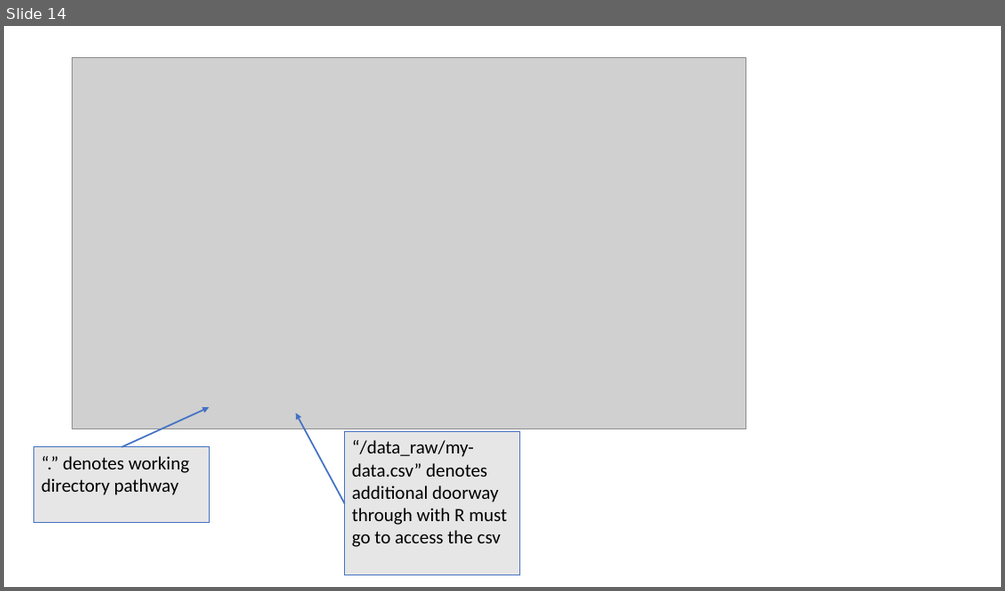
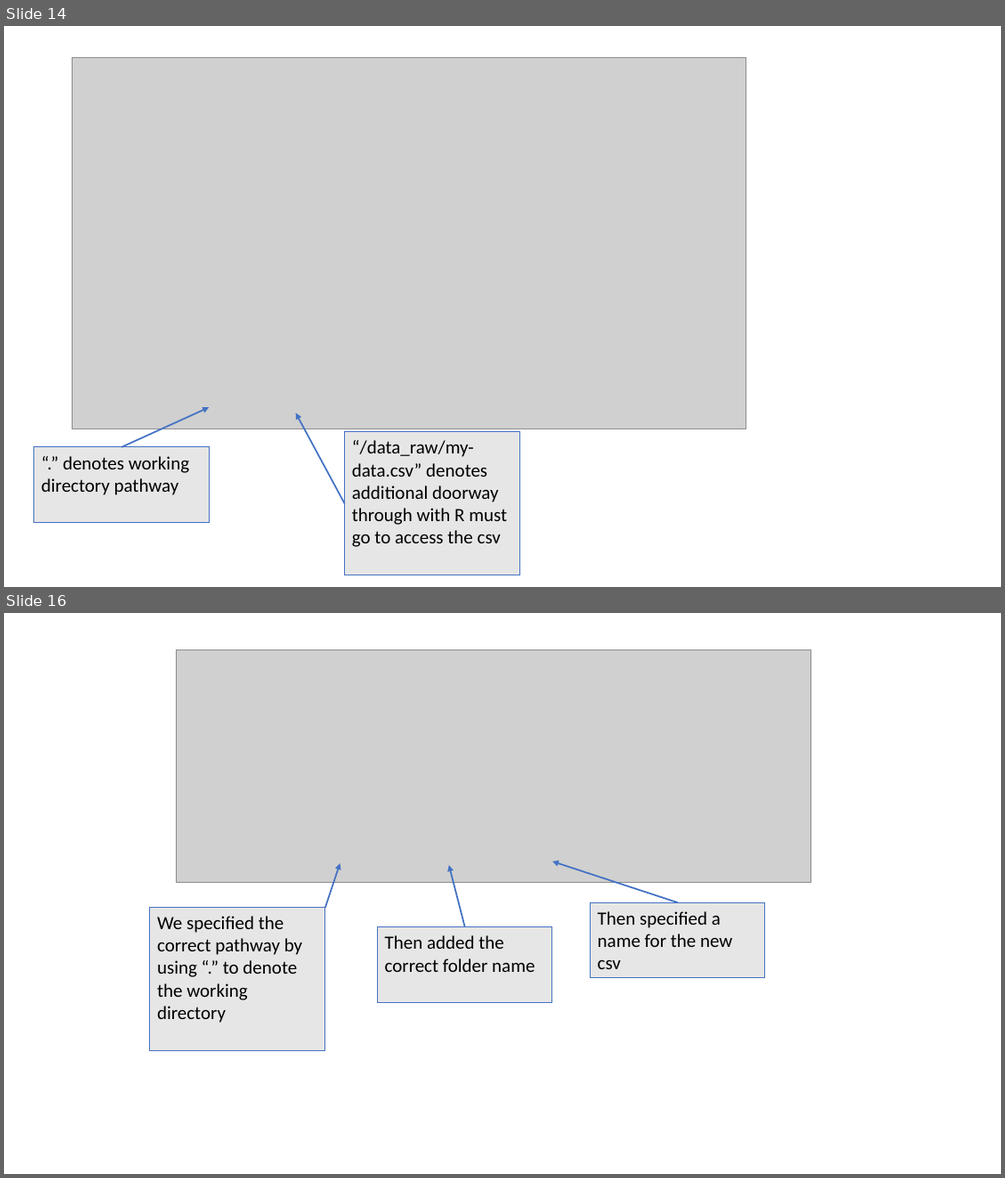
Before and after one commit to vgfield/Training-Development, a slide deck: Version Control.pptx. Shown one above the other, each under a label of ours: slide 14 before the commit, slides 14 and 16 after it; the slides between them are not shown. The pictures are 1005x591 and 1005x1178 pixels, drawn with LibreOffice and Linux fonts; fonts in the diff are those of the drawing; grey boxes stand for pictures. Boxes give left, top, right and bottom in pixels: in the first picture for what was removed or moved away, otherwise in the second. Text is boxed around its words. In the diff, an @@ line names an element or a change of style, - is before the commit and + after.

```diff
--- a/Version Control.pptx
+++ b/Version Control.pptx
@@ slide 16 added at [4, 613, 1001, 1174], background #FFFFFF @@
@@ picture added at [177, 649, 811, 882] @@
@@ arrow added from (325, 908) to (340, 863), #4472C4 1.5 pt @@
@@ arrow added from (465, 927) to (449, 865), #4472C4 1.5 pt @@
@@ arrow added from (678, 902) to (552, 861), #4472C4 1.5 pt @@
@@ rectangle added at [591, 902, 765, 978], fill #E7E6E6, outline #4472C4 0.75 pt, 18 pt, text #000000 @@
+Then specified a name for the new csv
@@ rectangle added at [150, 907, 324, 1051], fill #E7E6E6, outline #4472C4 0.75 pt, 18 pt, text #000000 @@
+We specified the correct pathway by using “.” to denote the working directory
@@ rectangle added at [377, 927, 552, 1003], fill #E7E6E6, outline #4472C4 0.75 pt, 18 pt, text #000000 @@
+Then added the correct folder name
```
Also in this commit, not shown: 1 slide changed, 1 other slide added, 2 other files.
